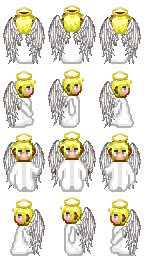
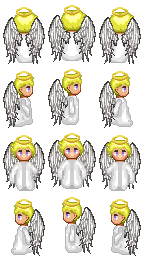
The second 144x256 image is a revision of the first. Changes to its layers:
painted on "halo" over [16, 131, 128, 145]
painted on "wings-front" over [3, 15, 141, 256]
removed layer "robes" over [8, 32, 136, 256]
added layer "hair" above "robe" over [10, 9, 134, 224]
added layer "robe" above "robes-royal" over [9, 32, 135, 255]
removed layer "body" over [10, 10, 134, 256]
added layer "base" above "wings-rear" over [12, 10, 132, 255]
painted on "wings-rear" over [3, 140, 141, 189]
